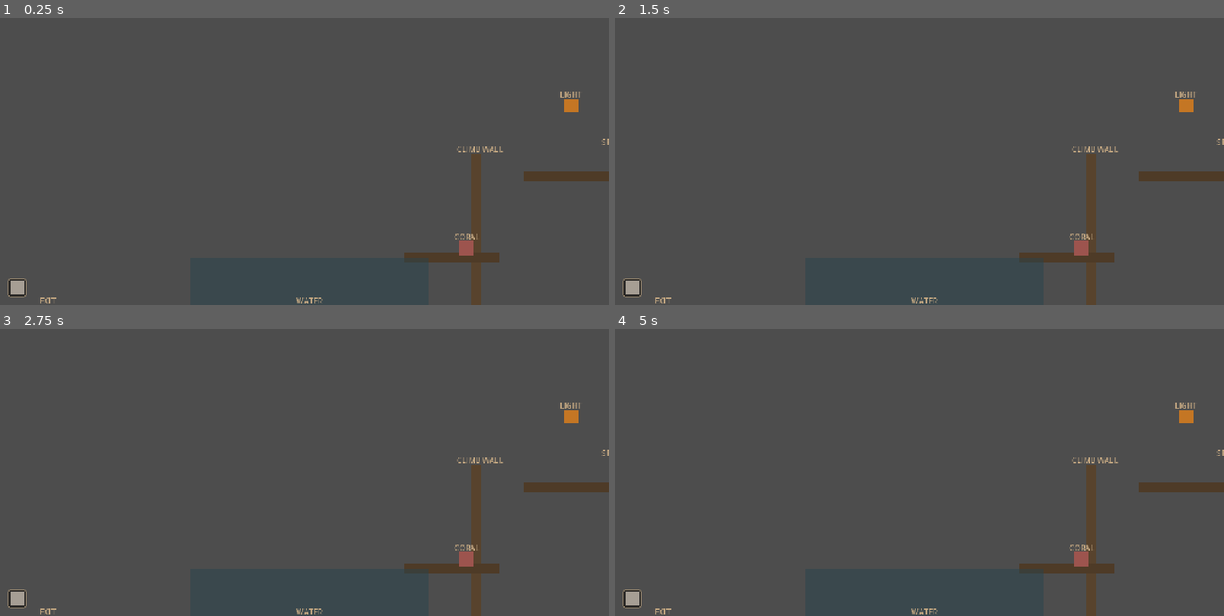
Above: before the commit, frames 1-4 (two rows, left to right).
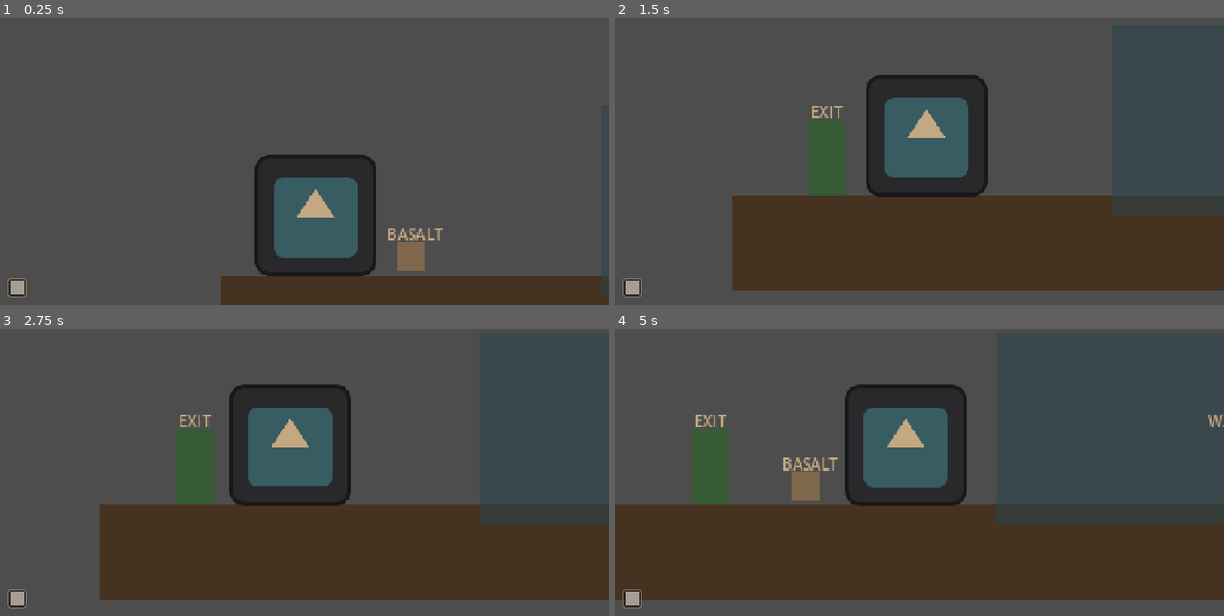
Above: after the commit, the same moments.

Repository: Devansh-Ruia/Salt-Cinder
Game: Godot game, scene res://scenes/world/chapter_01/room_foundry.tscn
Two runs of this game, one before a commit and one after it. Both use one fixed random seed, a clock stepped at 60 frames per second and the inputs below. This scene is started directly instead of the project's main scene. The engine's default icon, where the game draws it, is replaced by a stand-in: a white triangle on a blue panel in a dark square.
Inputs:
- Up to frame 1 (0.25 s): no input
- Up to frame 2 (1.5 s): hold D (move_right) from 0.53 s (still down); tap Q (absorb_release) at 0.6 s; tap Space (jump) at 0.77 s; tap E (interact) at 1.35 s
- Up to frame 3 (2.75 s): tap Space (jump) at 1.52 s; release D (move_right) at 2.03 s; hold A (move_left) from 2.03 s (still down); tap Q (absorb_release) at 2.1 s
- Up to frame 4 (5 s): release A (move_left) at 2.78 s; hold D (move_right) 2.78-4.28 s; tap E (interact) at 2.85, 4.35 s; tap Space (jump) at 3.02, 3.77, 4.52 s; tap Q (absorb_release) at 3.6 s; hold A (move_left) from 4.28 s (still down)

The runs differ from the first frame. In frame 1, 14% of the frame differs, in the area x 6-100%, y 25-100%; in frame 2, 31%; in frame 3, 32%; in frame 4, 37%, in the area x 0-100%, y 19-100%.

Commit message:
feat(debug): direct-run room spawn fallback
Since the bootstrap refactor only main.tscn instances Embe, so verifying a
room (e.g. foundry) meant booting main.tscn and walking arrival -> approach
-> foundry every time. Add a debug-only fallback: a room run directly (F5)
detects the absence of a persistent Embe and spawns one at its entry door,
making it immediately playable in isolation.

- RoomManager.spawn_debug_player_if_absent(room, door_id): reusable helper.
  Discriminator is the "embe" group — non-empty means we were loaded normally
  through change_room (bootstrap owns Embe), so it is a no-op. Empty means a
  direct run, so it instances embe.tscn and reuses _place_embe_at_door so
  spawn + door-disarm match a real transition. Gated on OS.is_debug_build()
  so it can never fire in an export build.
- room_foundry / room_approach call it deferred from _ready (tree is locked
  during _ready) with an @export debug_spawn toggle and @export door id.

Zero change to the shipping path: with main.tscn running, exactly one Embe,
no fallback spawn. Bootstrap already supports a start-room override via its
existing first_room / first_entry_door exports.

Co-Authored-By: Claude Opus 4.8 (1M context) <noreply@anthropic.com>

Diff:
--- a/scripts/core/room_manager.gd
+++ b/scripts/core/room_manager.gd
@@ -30,6 +30,11 @@
 
 ## Duration of each fade direction (in, out) in seconds.
 const FADE_DURATION: float = 0.3
+
+## Embe scene, instanced only by the debug-run fallback (see
+## spawn_debug_player_if_absent). The shipping path never uses this — bootstrap
+## owns the one real Embe.
+const EMBE_SCENE: PackedScene = preload("res://scenes/entities/embe/embe.tscn")
 
 
 func _ready() -> void:
@@ -167,6 +172,38 @@
 		# Embe still lives under its old parent (the bootstrap scene on first boot).
 		# Move it to the root in one step; reparent keeps global transform.
 		_embe.reparent(root)
+
+
+## Debug-only fallback for running a room scene directly (F5 on the room). When
+## the bootstrap never ran, no persistent Embe exists, so this instances one and
+## places it at the room's entry door — making the room immediately playable in
+## isolation without walking the whole chapter to reach it.
+##
+## Discriminator: presence of a node in the "embe" group when the room finishes
+## loading. Loaded normally through change_room, bootstrap's Embe is already
+## adopted and in that group → this is a no-op. Run directly, the group is empty
+## → spawn. Guarded on OS.is_debug_build() so it can never fire in an export
+## build. Rooms call this DEFERRED from _ready (the tree is locked during _ready,
+## same lifecycle rule as the bootstrap fix), passing their own entry door id.
+func spawn_debug_player_if_absent(room: Node, entry_door_id: String) -> void:
+	if not OS.is_debug_build():
+		return
+	# A persistent Embe already in the tree means we were loaded normally — leave
+	# the shipping path completely untouched (no second Embe, no interference).
+	if not get_tree().get_nodes_in_group("embe").is_empty():
+		return
+	if room == null or not is_instance_valid(room):
+		return
+
+	print("[RoomManager] DEBUG: no persistent Embe found — spawning fallback player for direct-run testing.")
+
+	var embe: Node = EMBE_SCENE.instantiate()
+	# Deferred call site means the tree is already unlocked, so add_child is safe.
+	room.add_child(embe)
+	_embe = embe
+	# Reuse the exact spawn + door-disarm path a real transition uses, so position
+	# and door re-arm behave identically to arriving here through change_room.
+	_place_embe_at_door(room, entry_door_id)
 
 
 ## Find the DoorTrigger with matching door_id in the room, place Embe there, and
--- a/scripts/world/room_approach.gd
+++ b/scripts/world/room_approach.gd
@@ -20,11 +20,23 @@
 ## corridor stays a replayable practice space.
 @onready var _entities: Node2D = $Entities
 
+## Debug-only: spawn a test player if this room is run directly (F5). On the
+## normal bootstrap path a persistent Embe already exists, so it is a no-op.
+## Toggle off in-editor to inspect the room without a player.
+@export var debug_spawn: bool = true
+
+## DoorTrigger door_id the debug player spawns at (the room's entry from Arrival).
+@export var debug_spawn_door: String = "from_arrival"
+
 
 func _ready() -> void:
 	assert(_entities != null, "RoomApproach: 'Entities' container node is required.")
 	_reset_absorbables()
 	print("[RoomApproach] Ready. Corridor between Arrival and Foundry.")
+
+	# Deferred: the tree is locked during _ready; the fallback reparents/spawns.
+	if debug_spawn:
+		RoomManager.spawn_debug_player_if_absent.call_deferred(self, debug_spawn_door)
 
 
 ## Re-arm every AbsorbableObject in the room so each form can be practised
--- a/scripts/world/room_foundry.gd
+++ b/scripts/world/room_foundry.gd
@@ -3,6 +3,14 @@
 # Light direction: left-to-right, warm amber (#FFB347)
 # Puzzle solution order: basalt → driftwood → coral → sea_glass → talk to Veld
 extends Node2D
+
+## Debug-only: spawn a test player if this room is run directly (F5). On the
+## normal bootstrap path a persistent Embe already exists, so it is a no-op.
+## Toggle off in-editor to inspect the room without a player.
+@export var debug_spawn: bool = true
+
+## DoorTrigger door_id the debug player spawns at (the room's entry from Approach).
+@export var debug_spawn_door: String = "from_approach"
 
 
 func _ready() -> void:
@@ -10,6 +18,10 @@
 	var light_source := $PuzzleElements/LightSource
 	if light_source:
 		light_source.add_to_group("light_source")
+
+	# Deferred: the tree is locked during _ready; the fallback reparents/spawns.
+	if debug_spawn:
+		RoomManager.spawn_debug_player_if_absent.call_deferred(self, debug_spawn_door)
 
 
 ## Called by the FoundryGate when activated by the ReflectorTarget.
